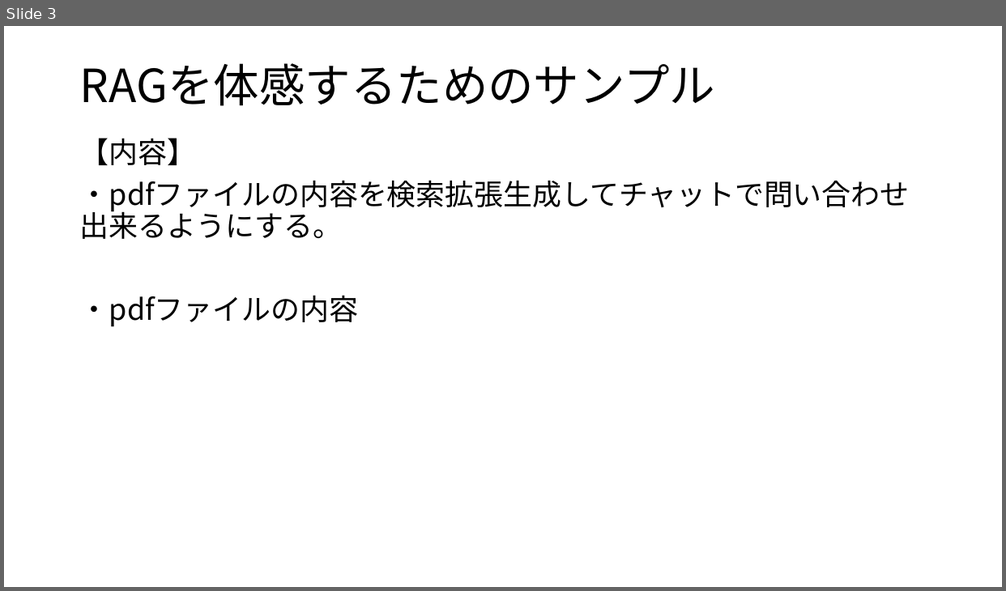
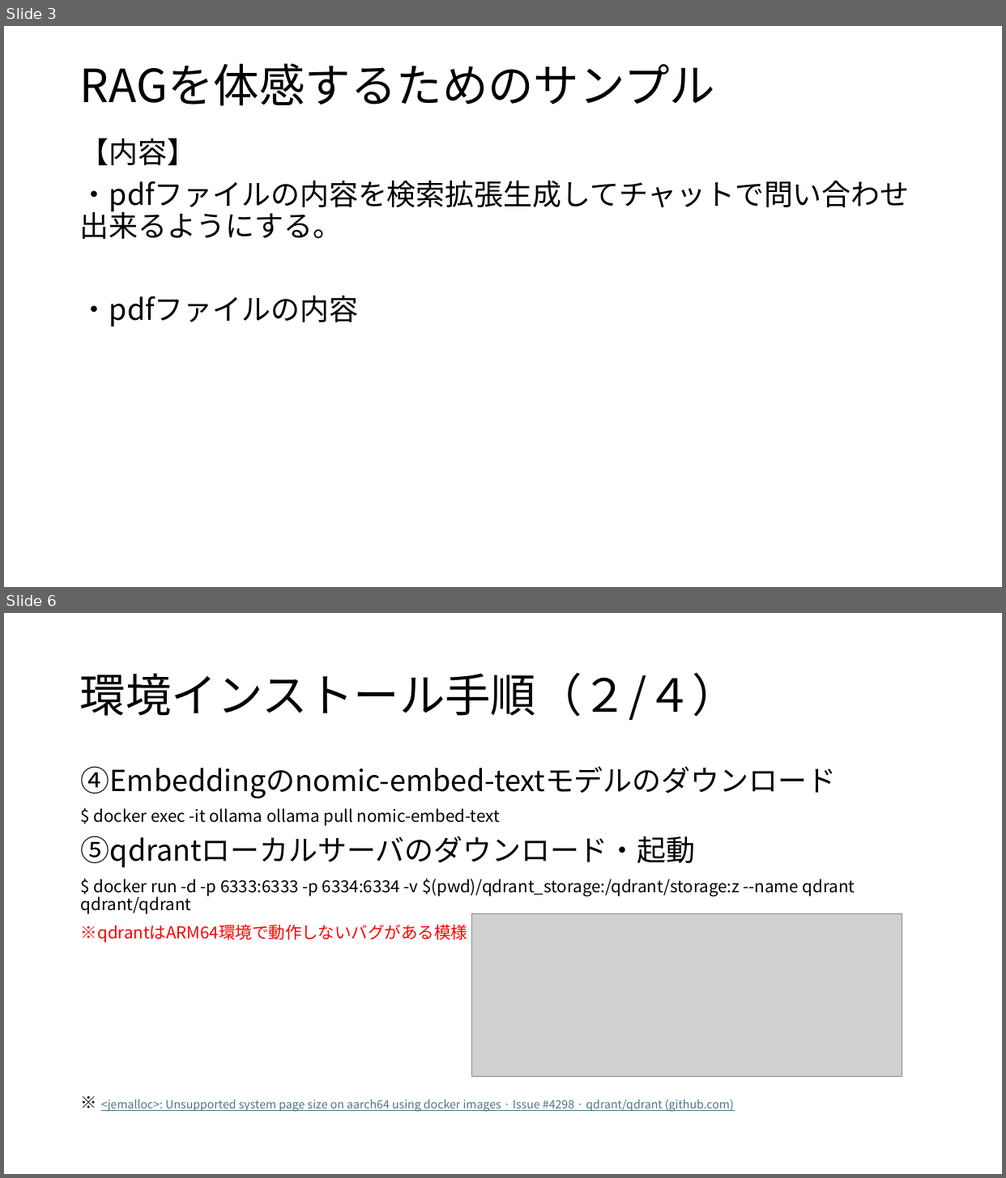
Before and after one commit to koga-miko/misc, a slide deck: raspberry-pi-report/RAGの検証_Gemma2_qdrant.pptx. Shown one above the other, each under a label of ours: slide 3 before the commit, slides 3 and 6 after it; the slides between them are not shown. The pictures are 1006x591 and 1006x1178 pixels, drawn with LibreOffice and Linux fonts; fonts in the diff are those of the drawing; grey boxes stand for pictures. Boxes give left, top, right and bottom in pixels: in the first picture for what was removed or moved away, otherwise in the second. Text is boxed around its words. In the diff, an @@ line names an element or a change of style, - is before the commit and + after.

```diff
--- a/raspberry-pi-report/RAGの検証_Gemma2_qdrant.pptx
+++ b/raspberry-pi-report/RAGの検証_Gemma2_qdrant.pptx
@@ slide 6 added at <box>4,613,1002,1174</box>, background #FFFFFF @@
@@ title added at <box>80,673,738,720</box>, 44 pt, text #000000 @@
+環境インストール手順（２/４）
@@ text added at <box>81,766,854,1112</box>, 16 pt, text #000000 @@
+④Embeddingのnomic-embed-textモデルのダウンロード
+$ docker exec -it ollama ollama pull nomic-embed-text
+⑤qdrantローカルサーバのダウンロード・起動
+$ docker run -d -p 6333:6333 -p 6334:6334 -v $(pwd)/qdrant_storage:/qdrant/storage:z --name qdrant qdrant/qdrant
+※qdrantはARM64環境で動作しないバグがある模様
+※ <jemalloc>: Unsupported system page size on aarch64 using docker images · Issue #4298 · qdrant/qdrant (github.com)
@@ picture added at <box>472,914,902,1077</box> @@
```
Also in this commit, not shown: 3 slides changed, 1 other slide added, 5 other files.
